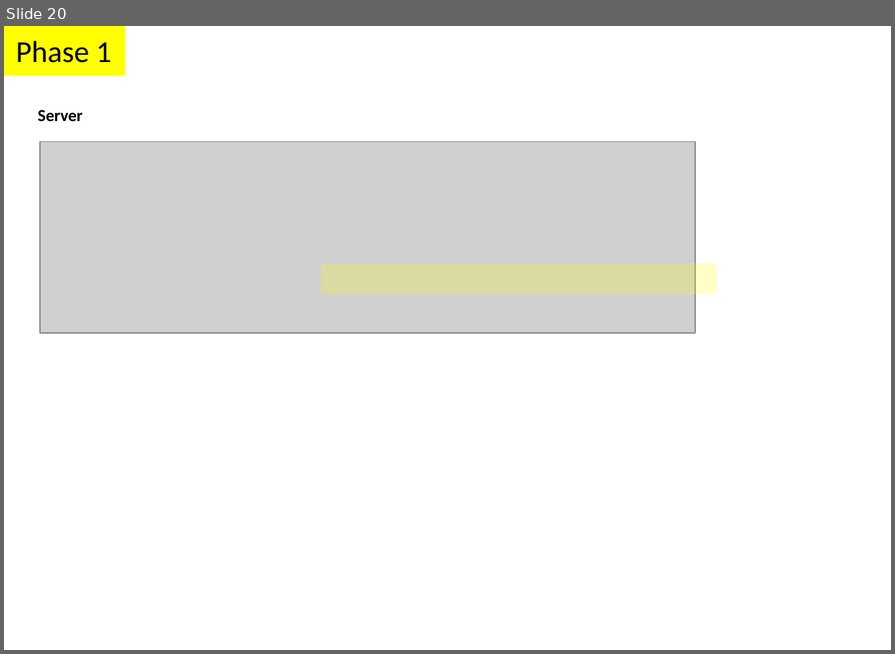
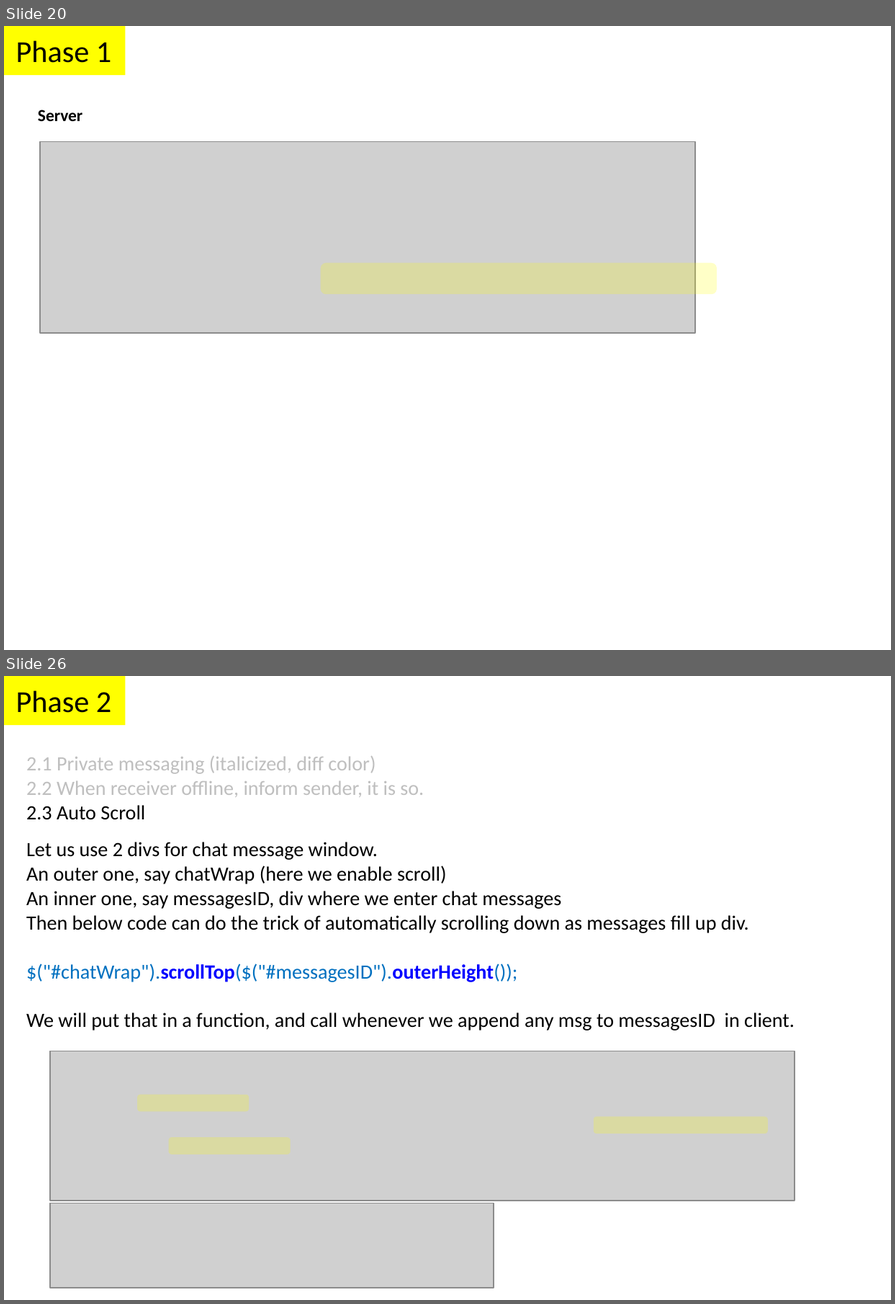
Before and after one commit to parthi2929/awesome-socket-io, a slide deck: Illustrations.pptx. Shown one above the other, each under a label of ours: slide 20 before the commit, slides 20 and 26 after it; the slides between them are not shown. The pictures are 895x654 and 895x1304 pixels, drawn with LibreOffice and Linux fonts; fonts in the diff are those of the drawing; grey boxes stand for pictures. Boxes give left, top, right and bottom in pixels: in the first picture for what was removed or moved away, otherwise in the second. Text is boxed around its words. In the diff, an @@ line names an element or a change of style, - is before the commit and + after.

Commit message:
Private Messaging and Auto Scroll

```diff
--- a/Illustrations.pptx
+++ b/Illustrations.pptx
@@ slide 26 added at [4,676,891,1300], background #FFFFFF @@
@@ rectangle added at [4,676,126,725], fill #FFFF00, 18 pt, text #000000 @@
+Phase 2
@@ text added at [26,756,424,820], 12 pt, text #BFBFBF @@
+2.1 Private messaging (italicized, diff color)
+2.2 When receiver offline, inform sender, it is so.
+2.3 Auto Scroll
@@ text added at [26,842,795,1030], 12 pt, text #000000 @@
+Let us use 2 divs for chat message window.
+An outer one, say chatWrap (here we enable scroll)
+An inner one, say messagesID, div where we enter chat messages
+Then below code can do the trick of automatically scrolling down as messages fill up div.
+$("#chatWrap").scrollTop($("#messagesID").outerHeight());
+We will put that in a function, and call whenever we append any msg to messagesID in client.
@@ picture added at [50,1051,795,1201] @@
@@ rounded rectangle added at [136,1094,249,1111], fill #FFFF00 at 22% opacity @@
@@ rounded rectangle added at [594,1116,768,1133], fill #FFFF00 at 22% opacity @@
@@ rounded rectangle added at [168,1137,291,1153], fill #FFFF00 at 22% opacity @@
@@ picture added at [50,1202,494,1288] @@
```
Also in this commit, not shown: 5 other slides added, 10 other files.
